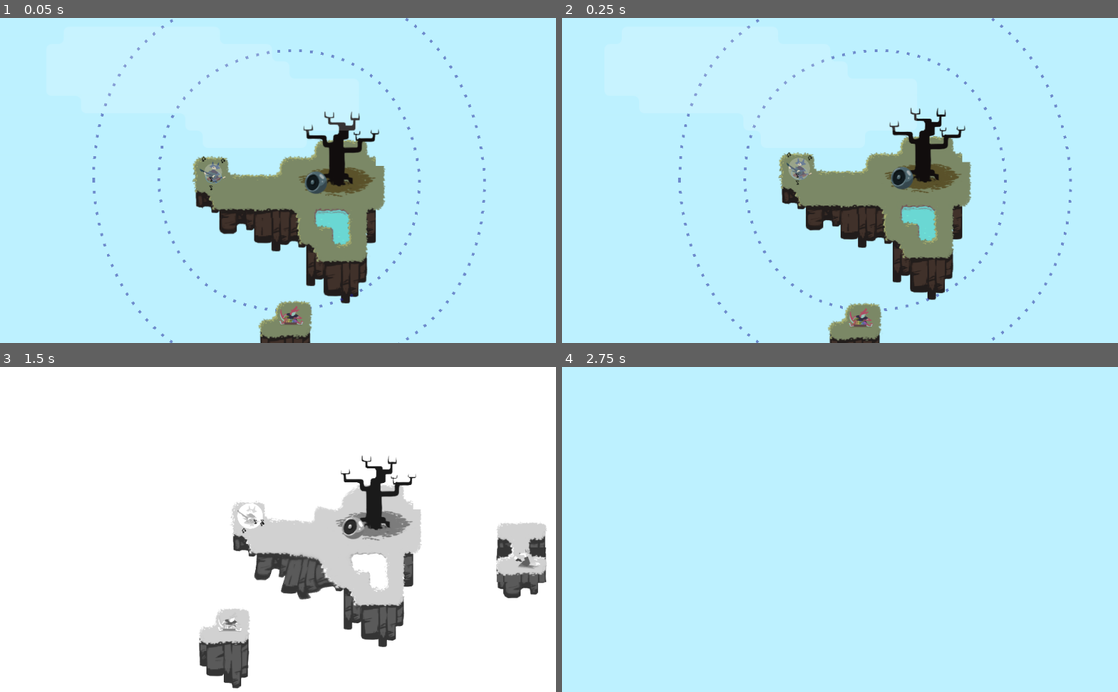
Above: before the commit, frames 1-4 (two rows, left to right).
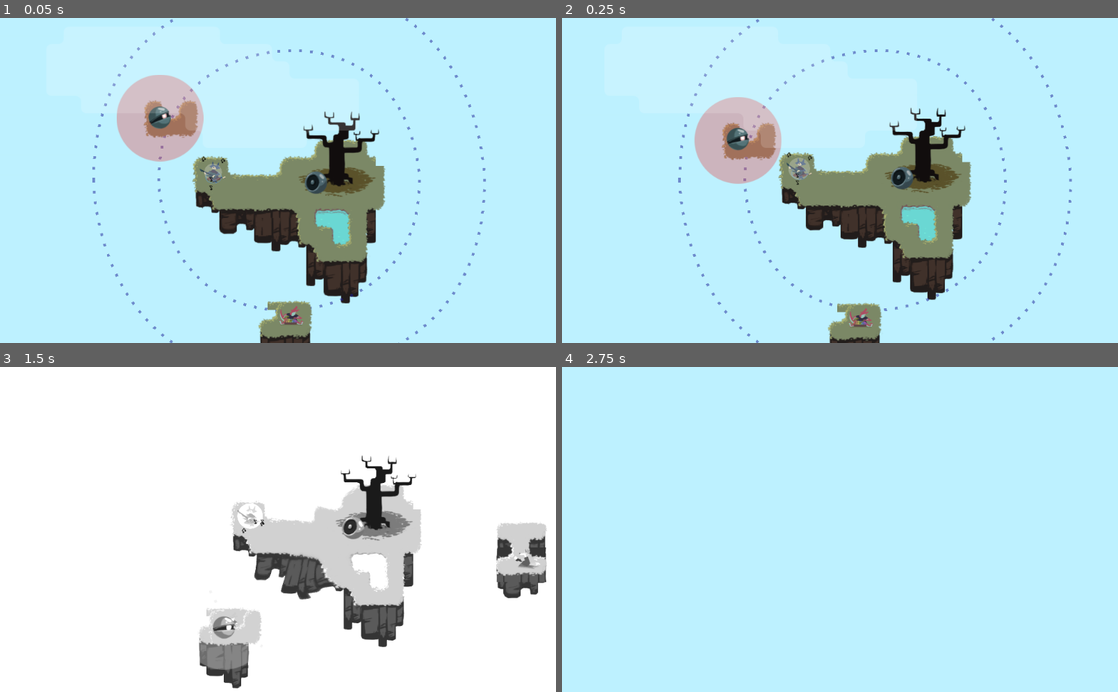
Above: after the commit, the same moments.

Repository: uspgamedev/skyjammers
Game: Godot game, scene res://stages/stage04.tscn
Same seed, same stepped clock (60 frames per second), same inputs: the game is played once before the commit and once after it. This scene is started directly instead of the project's main scene. Sound files missing from this copy of the repository are replaced by a short silence.
Inputs:
- Up to frame 1 (0.05 s): no input
- Up to frame 2 (0.25 s): no input
- Up to frame 3 (1.5 s): hold Space (action_play) 0.53-1.28 s; tap Space (action_play) at 1.35 s
- Up to frame 4 (2.75 s): hold Space (action_play) from 2.03 s (still down)

The runs differ from the first frame. In frame 1, 3.3% of the frame differs, in the area x 21-52%, y 17-90%; in frame 2, 3.3%; in frame 3, 1.2%; in frame 4, nothing differs.
Error in both runs: Invalid call. Nonexistent function 'instance' in base 'Nil'. (res://progress/progress.gd:32)

Commit message:
retoca a fase 04

Diff:
--- a/game/stages/stage04.tscn
+++ b/game/stages/stage04.tscn
@@ -77,24 +77,25 @@
 
 [node name="Under2" parent="Instruments/Path2D/PathFollow2D/Island" index="1"]
 
-tile_data = PoolIntArray( -1, 72, 0 )
+tile_data = PoolIntArray( -1, 29, 0 )
 
 [node name="Xylophone" parent="Instruments/Path2D/PathFollow2D/Island" index="2" instance=ExtResource( 7 )]
 
 position = Vector2( 10, 10 )
 growth = 7.0
+duration = 1.0
 
 [node name="PathFollow2D2" parent="Instruments/Path2D" index="1" instance=ExtResource( 8 )]
 
-visible = false
-position = Vector2( 0, 480 )
+position = Vector2( -212.614, 118.155 )
+offset = 506.734
 v_offset = 240.0
 speed = -0.15
 override_parent_speed = true
 
 [node name="Island" parent="Instruments/Path2D/PathFollow2D2" index="0" instance=ExtResource( 2 )]
 
-tile_data = PoolIntArray( -524290, 72, 0, -524289, 72, 0, -589824, 72, 0, -589823, 72, 0, -458754, 72, 0, -458753, 72, 0, -524288, 72, 0, -524287, 72, 0, -524286, 72, 0, -524285, 72, 0, -524284, 72, 0, -393218, 72, 0, -393217, 72, 0, -458752, 72, 0, -458751, 72, 0, -458749, 72, 0, -458748, 72, 0 )
+tile_data = PoolIntArray( -524290, 0, 0, -524289, 3, 0, -589824, 0, 0, -589823, 3, 0, -458754, 4, 0, -458753, 28, 0, -524288, 31, 0, -524287, 7, 0, -393218, 12, 0, -393217, 13, 0, -458752, 14, 0, -458751, 15, 0 )
 
 [node name="Sentinel" parent="Instruments/Path2D/PathFollow2D2/Island" index="0" instance=ExtResource( 9 )]
 
@@ -102,14 +103,13 @@
 
 [node name="Path2D2" parent="Instruments" index="2" instance=ExtResource( 6 )]
 
-editor/display_folded = true
 curve = SubResource( 2 )
 cyclic = true
 speed = 0.2
 
 [node name="PathFollow2D2" parent="Instruments/Path2D2" index="1" instance=ExtResource( 8 )]
 
-position = Vector2( -113.057, 346.129 )
+position = Vector2( -113.054, 346.13 )
 offset = 1827.06
 speed = -0.2
 override_parent_speed = true
